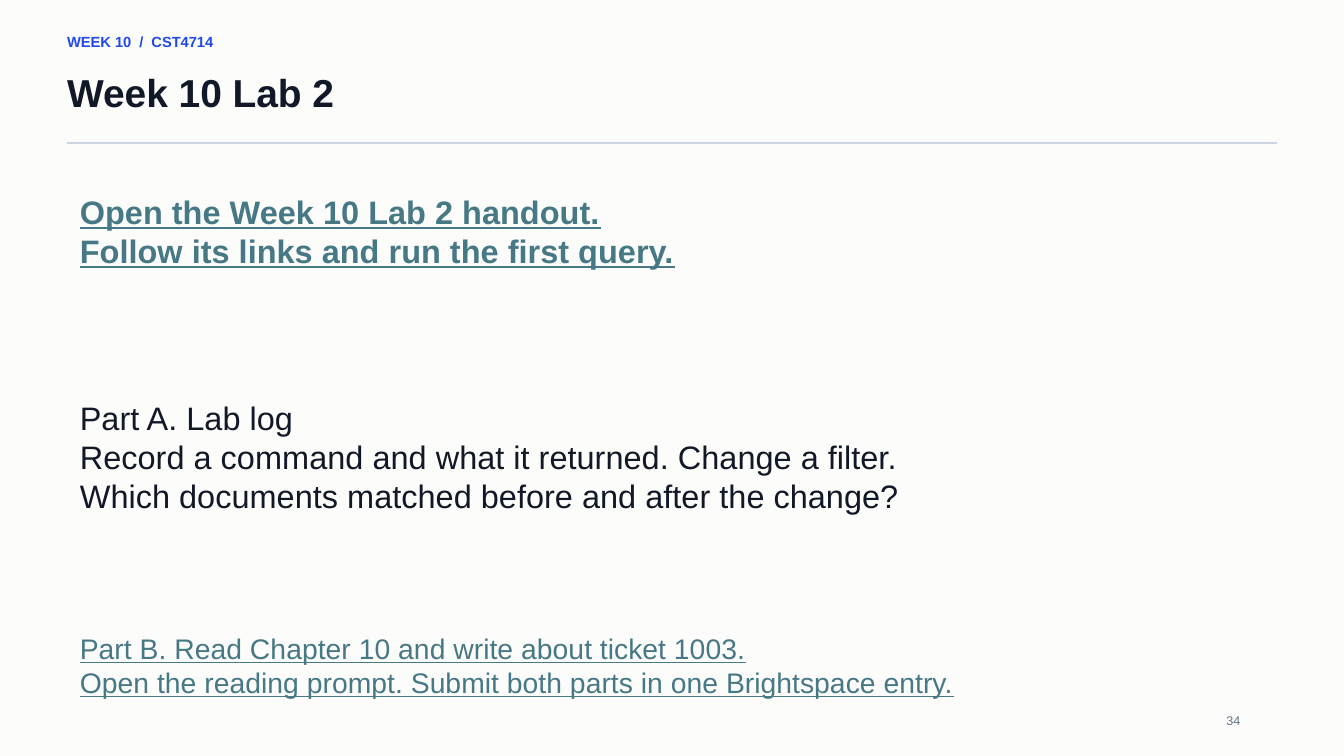
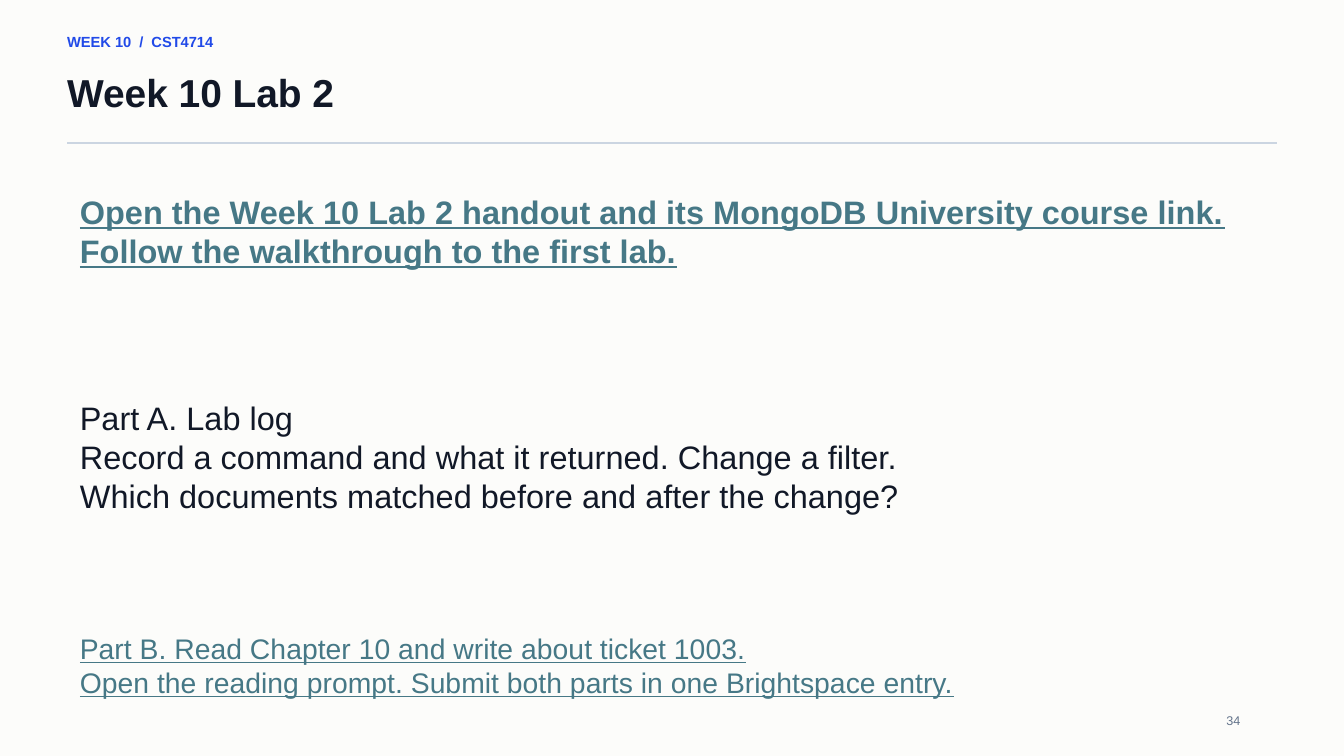
Before and after one commit to lolusername/CST4714_DB_admin, a slide deck: slide 34 of week_10/week_10_mql_document_modeling.pptx. Drawn at 1344x756 pixels with LibreOffice and Linux fonts; fonts in the diff are those of the drawing. Boxes give left, top, right and bottom in pixels: in the first picture for what was removed or moved away, otherwise in the second. Text is boxed around its words. In the diff, an @@ line names an element or a change of style, - is before the commit and + after.

Commit message:
Teach MongoDB inserts before students launch the Day 2 lab

```diff
--- a/week_10/week_10_mql_document_modeling.pptx
+++ b/week_10/week_10_mql_document_modeling.pptx
@@ text at (80, 200, 1223, 269): text changed @@
-Open the Week 10 Lab 2 handout.
-Follow its links and run the first query.
+Open the Week 10 Lab 2 handout and its MongoDB University course link.
+Follow the walkthrough to the first lab.
```
Also in this commit, not shown: 3 other slides changed, 2 slides added, 4 other files.
